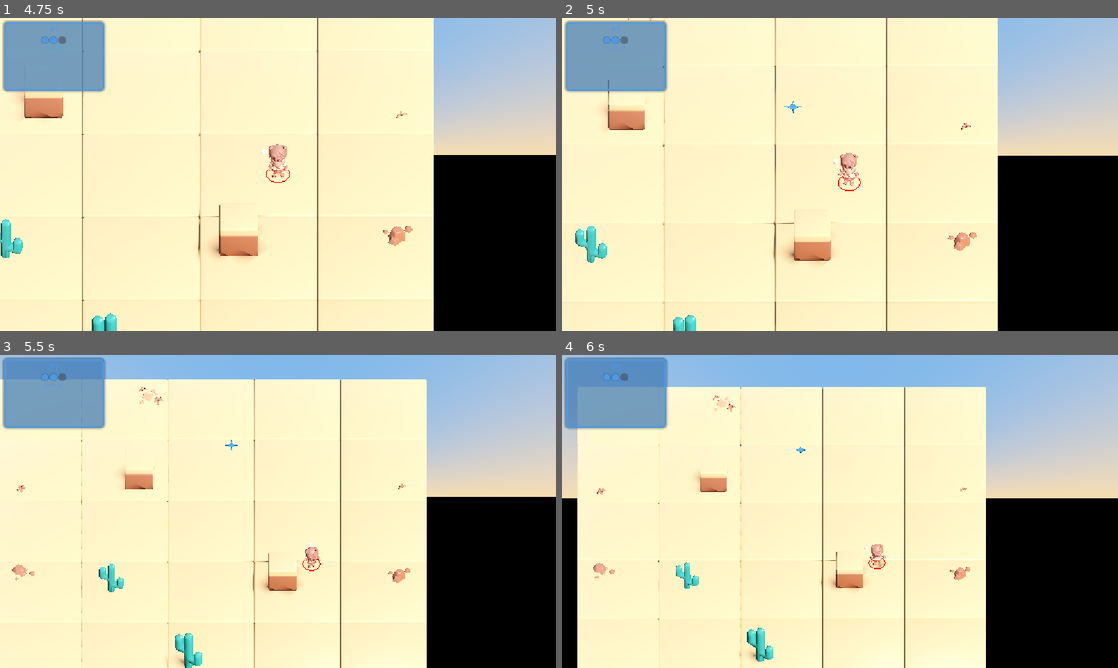
Above: before the commit, frames 1-4 (two rows, left to right).
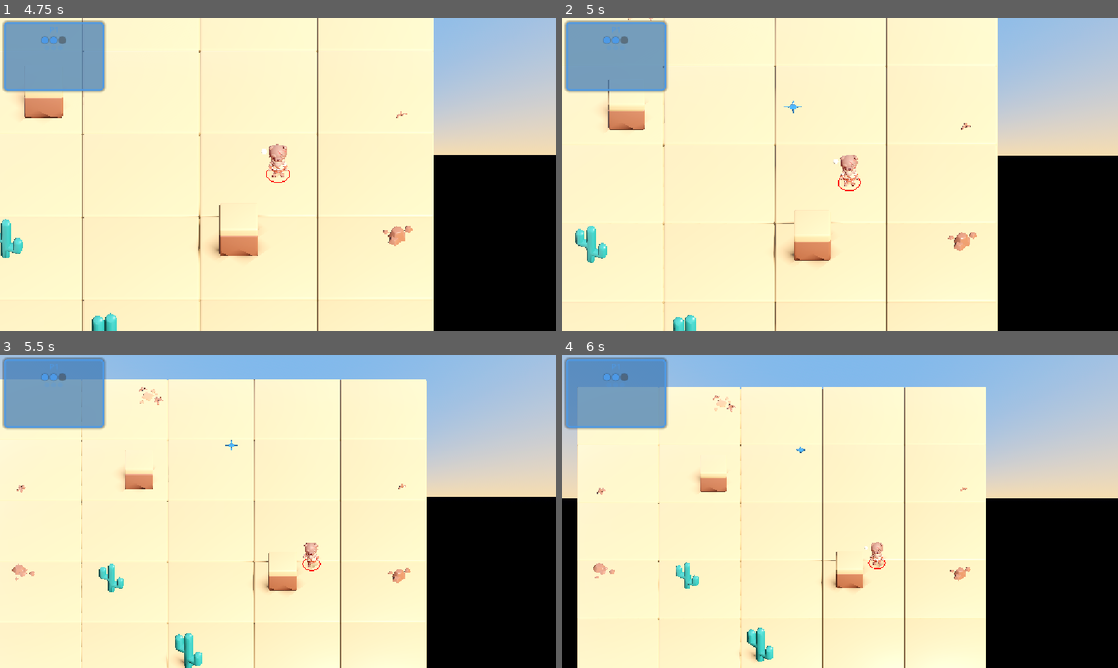
Above: after the commit, the same moments.

Repository: haotsai101/ropedart-arena
Game: Godot game, scene res://tests/test_player_map_boundary.tscn
Same seed, same stepped clock (60 frames per second), same inputs: the game is played once before the commit and once after it. This scene is started directly instead of the project's main scene.
Inputs (mouse positions are in pixels of both pictures, inside the frame that each line leads up to):
- Up to frame 1 (4.75 s): tap Enter (ui_accept) at 0.5, 0.77, 2, 3.77 s; move the mouse to (400, 158) at 0.52 s; hold Right (ui_right) 0.53-1.25 s; tap B at 0.6 s; click (400, 158) at 0.67 s; drag from (166, 190) to (250, 237) at 1.27 s; move the mouse to (333, 105) at 2.02 s; hold Right (ui_right) 2.03-2.75 s; tap R at 2.1 s; drag from (250, 237) to (111, 127) at 2.77 s; move the mouse to (444, 221) at 3.52 s; hold Left (ui_left) 3.53-4.25 s; tap Backspace at 3.6 s; drag from (111, 127) to (194, 96) at 4.27 s
- Up to frame 2 (5 s): no input
- Up to frame 3 (5.5 s): move the mouse to (305, 511) at 5.02 s; hold Down (ui_down) from 5.03 s (still down); hold Shift from 5.03 s (still down); click (305, 511) at 5.17 s
- Up to frame 4 (6 s): release Down (ui_down) at 5.75 s; release Shift at 5.75 s; drag from (756, 433) to (728, 527) at 5.77 s

Frame 1 is identical in both runs. In frame 2, 0.2% of the frame differs, in the area x 49-54%, y 43-54%; in frame 3, 0.1%; in frame 4, less than 0.1%.

Commit message:
fix: correct slash animation mapping, drop throw animation
Per follow-up feedback: Hit_A is the attacker's kick motion (not the
lethal slash -- that stays unanimated since the kill itself reads as
the impact), Hit_B plays on the target actually getting kicked rather
than on the attacker, and the Throw clip trigger is removed entirely.

Co-Authored-By: Claude Sonnet 5 <noreply@anthropic.com>
Claude-Session: https://claude.ai/code/session_019aCxs6gZU2bEG9ijQUiYXu

Diff:
--- a/scripts/player.gd
+++ b/scripts/player.gd
@@ -258,10 +258,10 @@
 	"Idle_A", "Idle_B", "Walking_A", "Walking_B", "Walking_C", "Running_A", "Running_B",
 ]
 
-## One-shot action clips triggered from gameplay code (throw/slash/kick) --
-## _process()'s per-frame locomotion selection must not stomp these mid-play,
-## see the action_playing guard there.
-const ONE_SHOT_ACTION_CLIPS: Array[String] = ["Throw", "Hit_A", "Hit_B"]
+## One-shot action clips triggered from gameplay code (kick / getting kicked)
+## -- _process()'s per-frame locomotion selection must not stomp these
+## mid-play, see the action_playing guard there.
+const ONE_SHOT_ACTION_CLIPS: Array[String] = ["Hit_A", "Hit_B"]
 
 func _setup_animation() -> void:
 	## Attach a fresh AnimationPlayer next to this character's Skeleton3D and
@@ -377,9 +377,9 @@
 	# Dash takes priority over the is_moving check — while dashing we're moving
 	# far faster than a walk, so cut straight to the run clip regardless of the
 	# (dash-excluded) is_moving state used for Walk/Idle and the procedural bob.
-	# A one-shot action clip (throw/slash/kick) gets to finish playing first --
-	# otherwise this per-frame selection would stomp it within a single frame
-	# of it starting, since nothing here else calls _play_anim() at all.
+	# A one-shot action clip (kicking / getting kicked) gets to finish playing
+	# first -- otherwise this per-frame selection would stomp it within a
+	# single frame of it starting, since nothing here else calls _play_anim().
 	var action_playing: bool = _anim_player != null and _current_anim in ONE_SHOT_ACTION_CLIPS and _anim_player.is_playing()
 	if action_playing:
 		pass
@@ -670,7 +670,6 @@
 	dart = dart_scene.instantiate()
 	get_parent().add_child(dart)
 	dart.launch(self, get_pos_2d(), aim_dir, ratio)
-	_play_anim("Throw")
 
 
 func get_pos_2d() -> Vector2:
@@ -679,14 +678,14 @@
 
 func _perform_slash() -> void:
 	## Lethal if the attacker still has their dagger in hand (dart == null) --
-	## same one-hit-kill economy as a dagger throw. Otherwise (dagger thrown
-	## and unavailable) it's a non-lethal kick: reuses trip()'s stagger so a
-	## disarmed player still has a way to disrupt an armed opponent up close.
-	## No dedicated attack clip exists in the KayKit set (see ANIM_SOURCES'
-	## comment), so the two Hit reaction clips stand in for the attacker's own
-	## swing: Hit_A for the slash, Hit_B for the kick -- plays on every attempt,
-	## whether or not it actually connects, same as Throw always playing on launch.
-	_play_anim("Hit_A" if dart == null else "Hit_B")
+	## same one-hit-kill economy as a dagger throw; no dedicated animation for
+	## this since the kill itself already reads as the impact. Otherwise
+	## (dagger thrown and unavailable) it's a non-lethal kick: reuses trip()'s
+	## stagger, with Hit_A on the attacker (the kicking motion -- no dedicated
+	## attack clip exists in the KayKit set, see ANIM_SOURCES' comment) and
+	## Hit_B on whichever target actually gets kicked (their reaction).
+	if dart != null:
+		_play_anim("Hit_A")
 	var my_pos: Vector2 = get_pos_2d()
 	var cone_cos: float = cos(deg_to_rad(MELEE_CONE_DEG))
 	for p in get_tree().get_nodes_in_group("players"):
@@ -702,6 +701,7 @@
 			p.kill()
 		else:
 			p.trip()
+			p._play_anim("Hit_B")
 
 
 func _check_boundary_fall() -> void:
